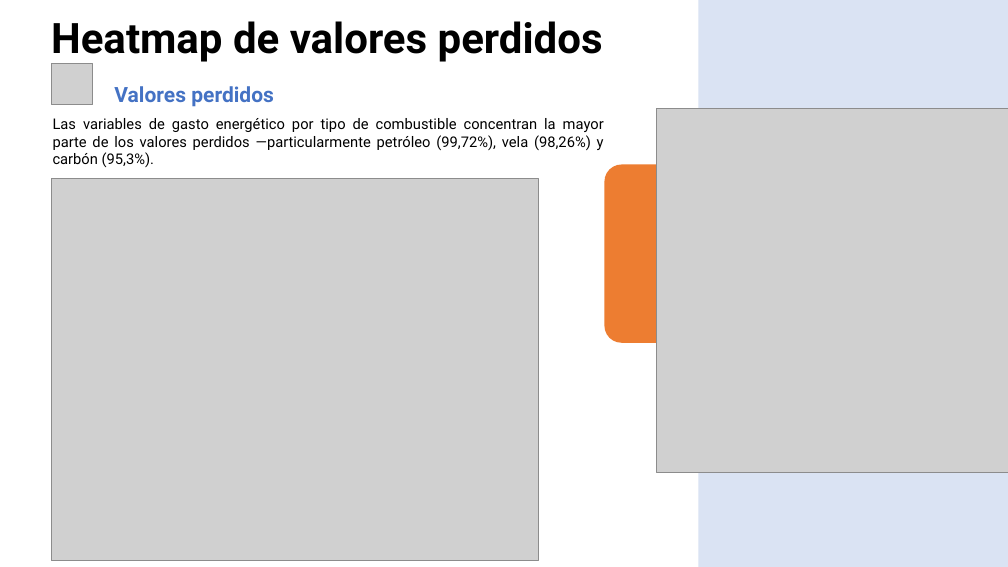
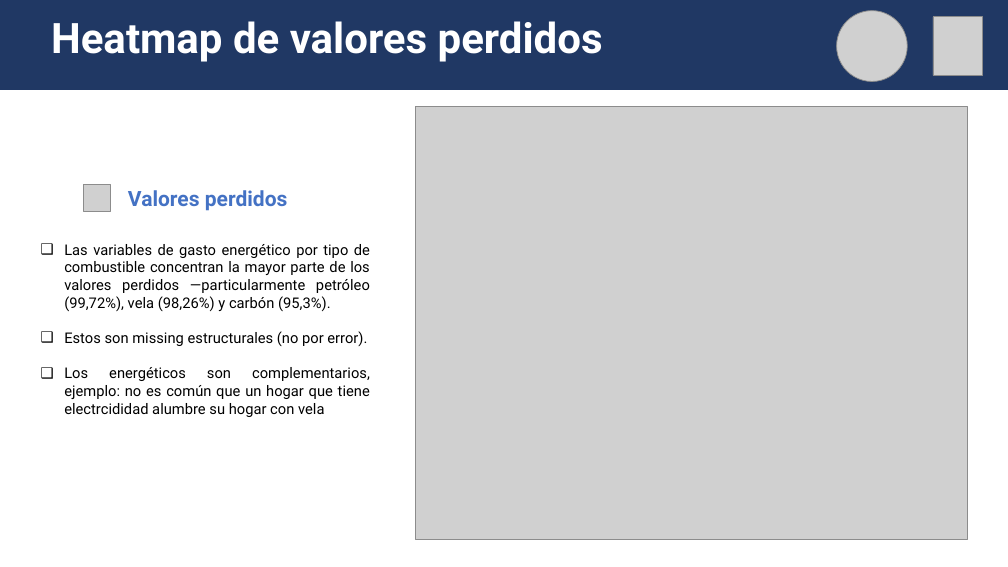
Before and after one commit to lucianoaltamirano435-rgb/Grupo_3_Trabajos_practicos, a slide deck: slide 3 of TPF/TP_final_Seminario_programacion_presentación_final.pptx. Drawn at 1008x567 pixels with LibreOffice and Linux fonts; fonts in the diff are those of the drawing; grey boxes stand for pictures. Boxes give left, top, right and bottom in pixels: in the first picture for what was removed or moved away, otherwise in the second. Text is boxed around its words. In the diff, an @@ line names an element or a change of style, - is before the commit and + after.

```diff
--- a/TPF/TP_final_Seminario_programacion_presentación_final.pptx
+++ b/TPF/TP_final_Seminario_programacion_presentación_final.pptx
@@ rectangle added at [0, 0, 1008, 90], fill #203864, outline #203864 1 pt @@
@@ text "Heatmap de valores perdidos" at [51, 21, 603, 62]: text colour #000000 to #FFFFFF @@
@@ rectangle removed at [698, 0, 1008, 567] @@
@@ picture added at [837, 11, 907, 82] @@
@@ picture added at [933, 17, 982, 75] @@
@@ picture removed at [51, 63, 93, 104] @@
@@ picture: place and size @@
-picture at [51, 178, 538, 560]
+picture at [415, 107, 967, 539]
@@ picture removed at [657, 108, 1008, 473] @@
@@ rounded rectangle removed at [605, 164, 793, 343] @@
@@ picture added at [83, 185, 110, 211] @@
@@ text "Valores perdidos": place and size @@
-text "Valores perdidos" at [114, 86, 274, 107]
+text "Valores perdidos" at [128, 190, 288, 211]
@@ text "Las variables de gasto energético ...": place and size @@
-text "Las variables de gasto energético ..." at [53, 118, 604, 167]
+text "Las variables de gasto energético ..." at [64, 244, 370, 417]
@@ text at [64, 244, 370, 311]: bullet none to ❑ @@
@@ text at [64, 331, 370, 417]: paragraphs added @@
+❑ Estos son missing estructurales (no por error).
+❑ Los energéticos son complementarios, ejemplo: no es común que un hogar que tiene electrcididad alumbre su hogar con vela
```
Also in this commit, not shown: 8 other slides changed, 1 slide removed.
